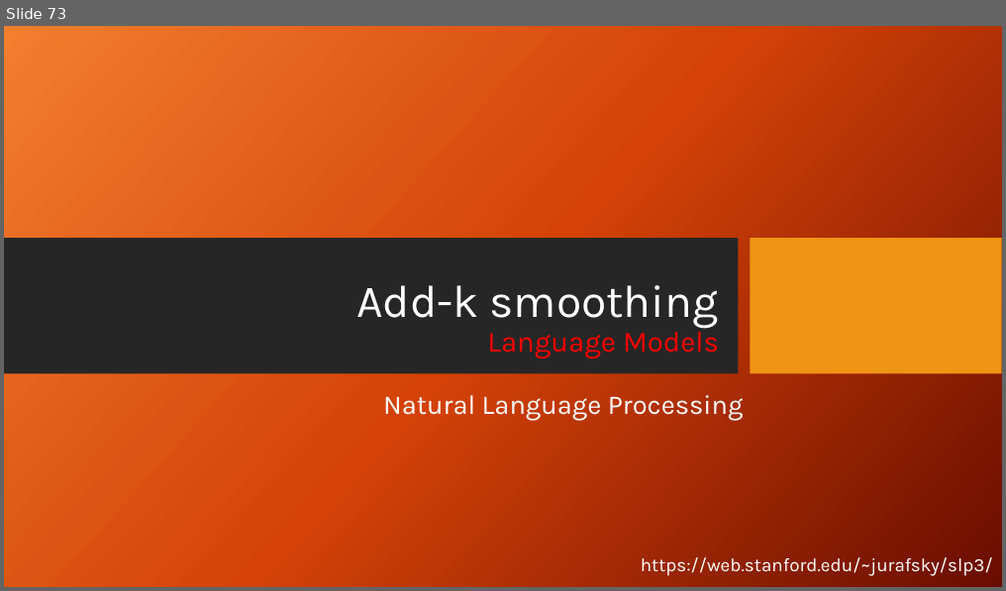
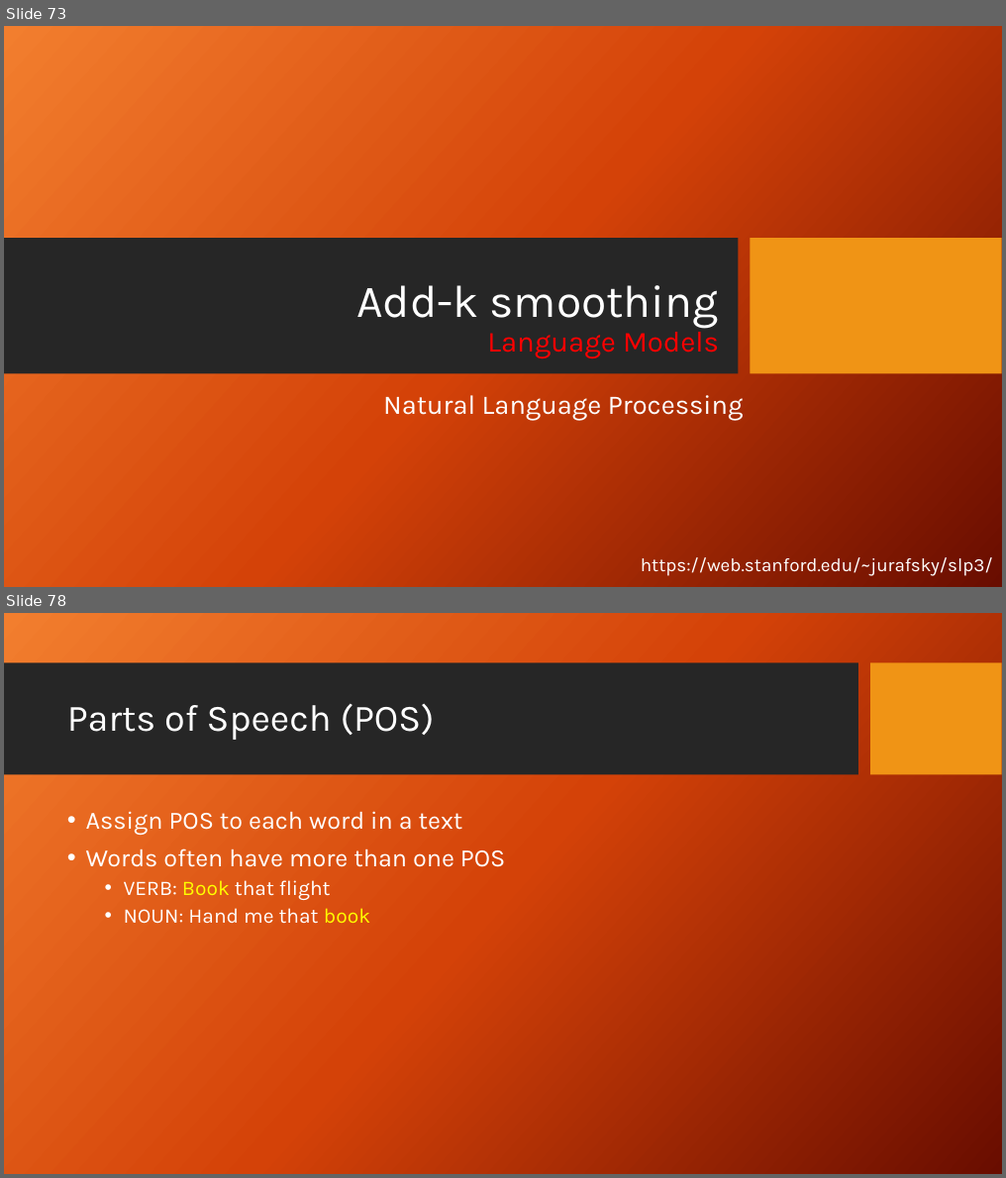
Before and after one commit to FaisalAhmedBijoy/Natural-Language-Processing-with-Python, a slide deck: docs/NLP_bangla_tutorial.pptx. Shown one above the other, each under a label of ours: slide 73 before the commit, slides 73 and 78 after it; the slides between them are not shown. The pictures are 1006x591 and 1006x1178 pixels, drawn with LibreOffice and Linux fonts; fonts in the diff are those of the drawing; background and template pictures are left out. Boxes give left, top, right and bottom in pixels: in the first picture for what was removed or moved away, otherwise in the second. Text is boxed around its words. In the diff, an @@ line names an element or a change of style, - is before the commit and + after.

```diff
--- a/docs/NLP_bangla_tutorial.pptx
+++ b/docs/NLP_bangla_tutorial.pptx
@@ slide 78 added at (4,613,1002,1174), background picture (left out) @@
@@ rectangle added at (4,663,858,775), fill #262626 @@
@@ rectangle added at (871,663,1002,775), fill #F09415 @@
@@ title added at (67,703,435,740), 36 pt, text #FFFFFF @@
+Parts of Speech (POS)
@@ text added at (86,811,505,924), 24 pt, text #FFFFFF @@
+• Assign POS to each word in a text
+• Words often have more than one POS
+  • VERB: Book that flight
+  • NOUN: Hand me that book
```
Also in this commit, not shown: 11 other slides added, 1 slide removed.
